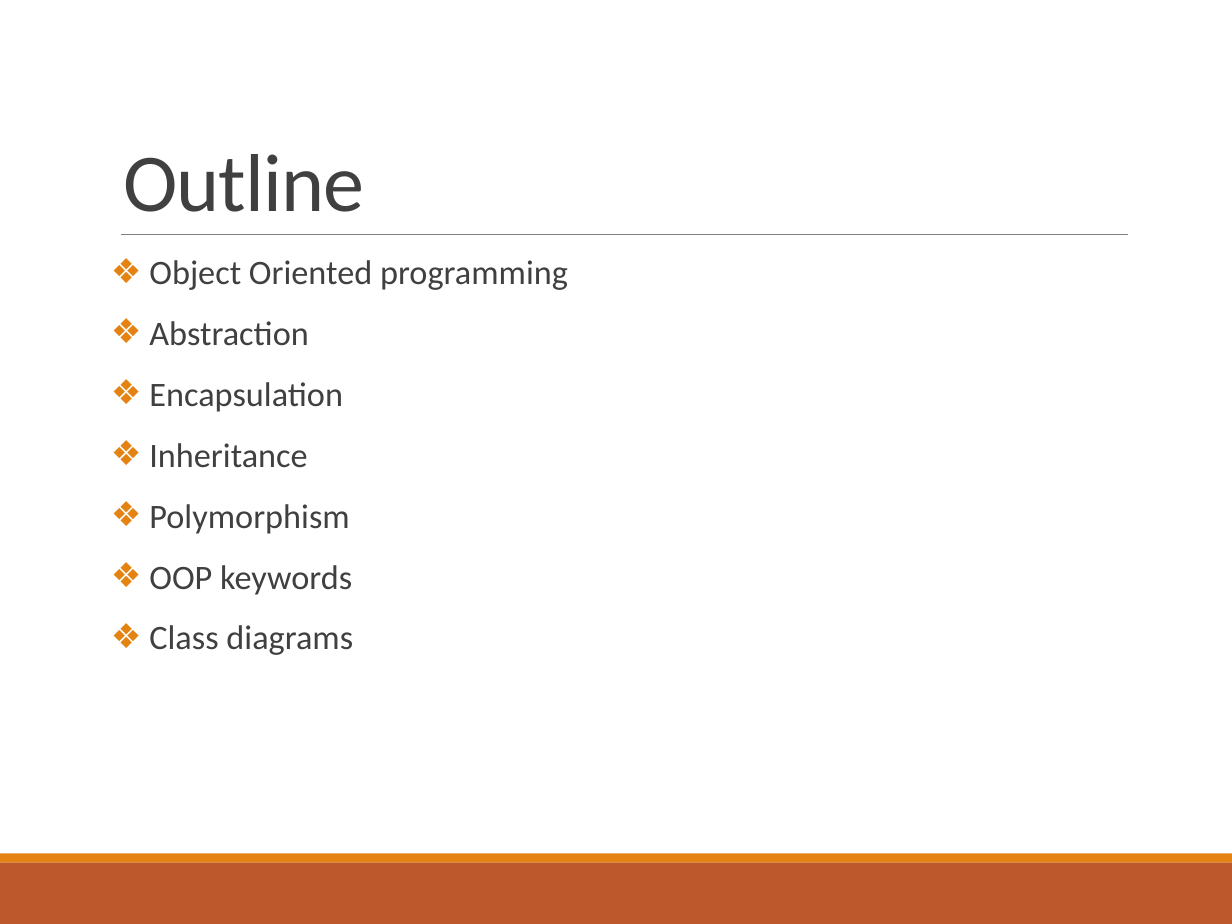
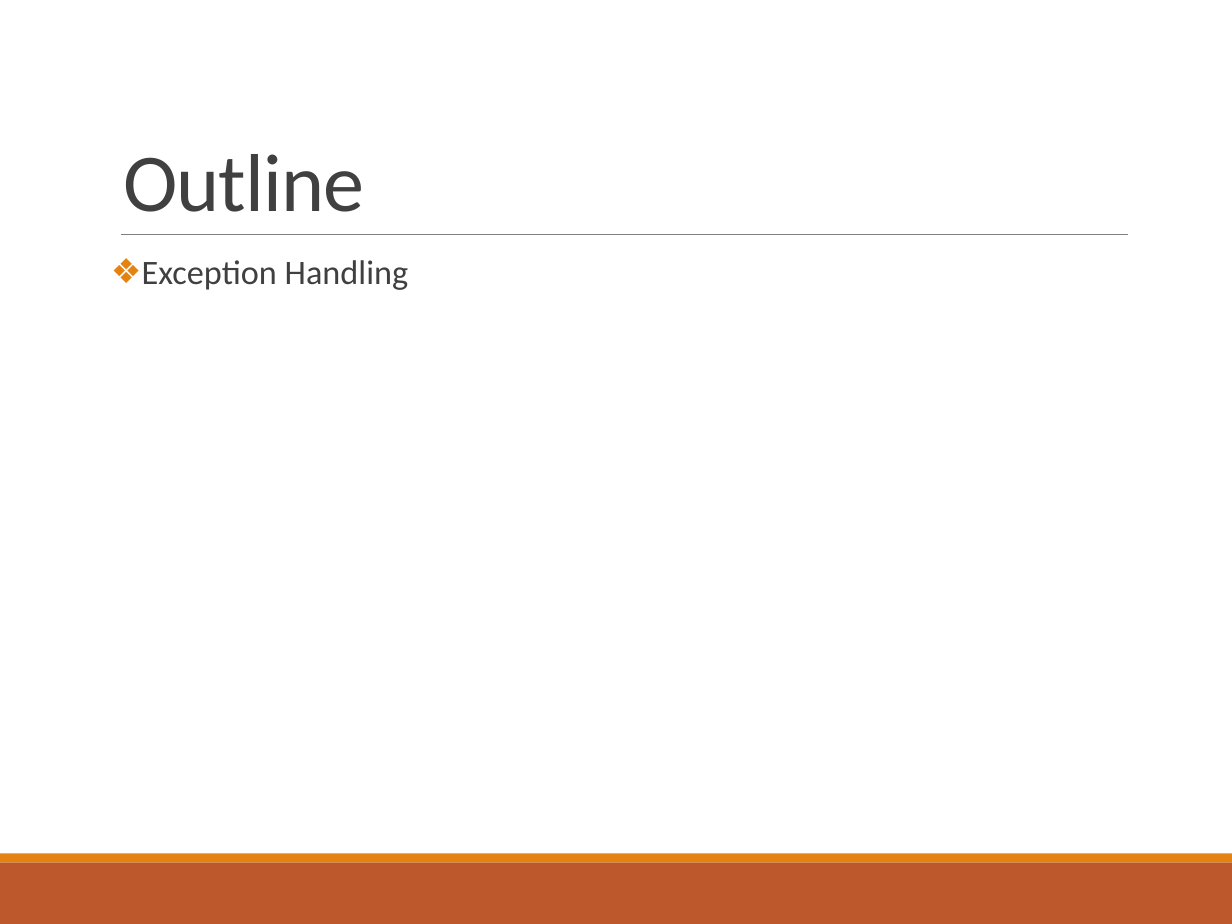
Before and after one commit to deeperj/dillinger, a slide deck: slide 2 of thesis/ukapp2/wqu_isc/sofware_design/Lesson 5 - Java.pptx. Drawn at 1232x924 pixels with LibreOffice and Linux fonts; fonts in the diff are those of the drawing. Boxes give left, top, right and bottom in pixels: in the first picture for what was removed or moved away, otherwise in the second. Text is boxed around its words. In the diff, an @@ line names an element or a change of style, - is before the commit and + after.

```diff
--- a/thesis/ukapp2/wqu_isc/sofware_design/Lesson 5 - Java.pptx
+++ b/thesis/ukapp2/wqu_isc/sofware_design/Lesson 5 - Java.pptx
@@ text at (142, 260, 409, 290): text changed @@
-❖ Object Oriented programming
-❖ Abstraction
-❖ Encapsulation
-❖ Inheritance
-❖ Polymorphism
-❖ OOP keywords
-❖ Class diagrams
+❖ Exception Handling
```
Also in this commit, not shown: 1 other slide changed, 3 other files.
